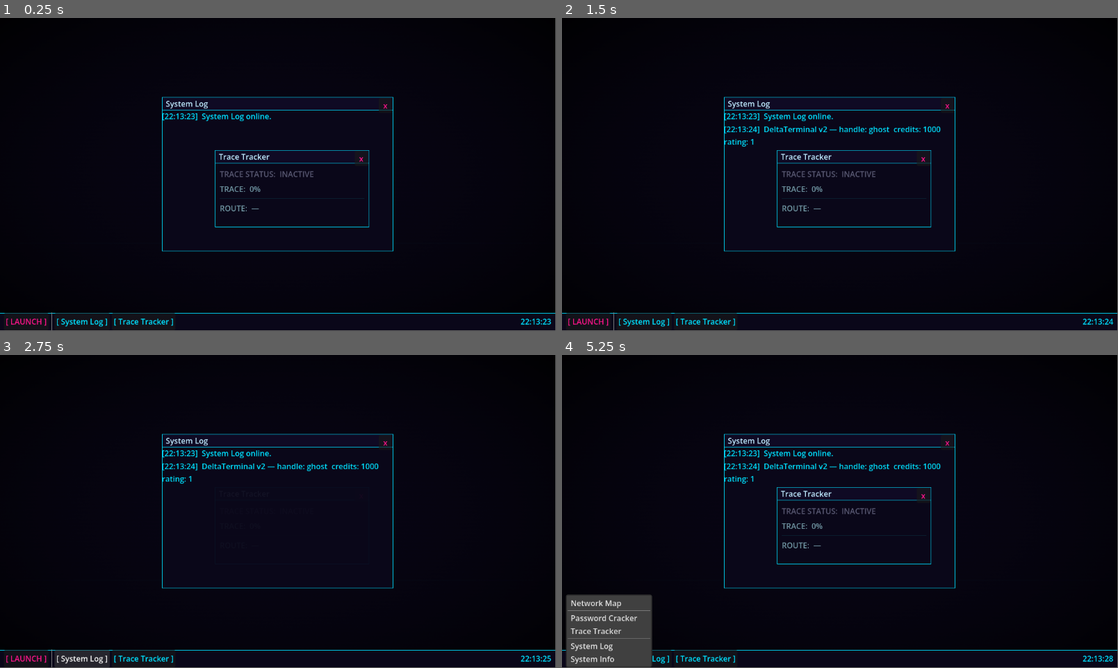
Above: before the commit, frames 1-4 (two rows, left to right).
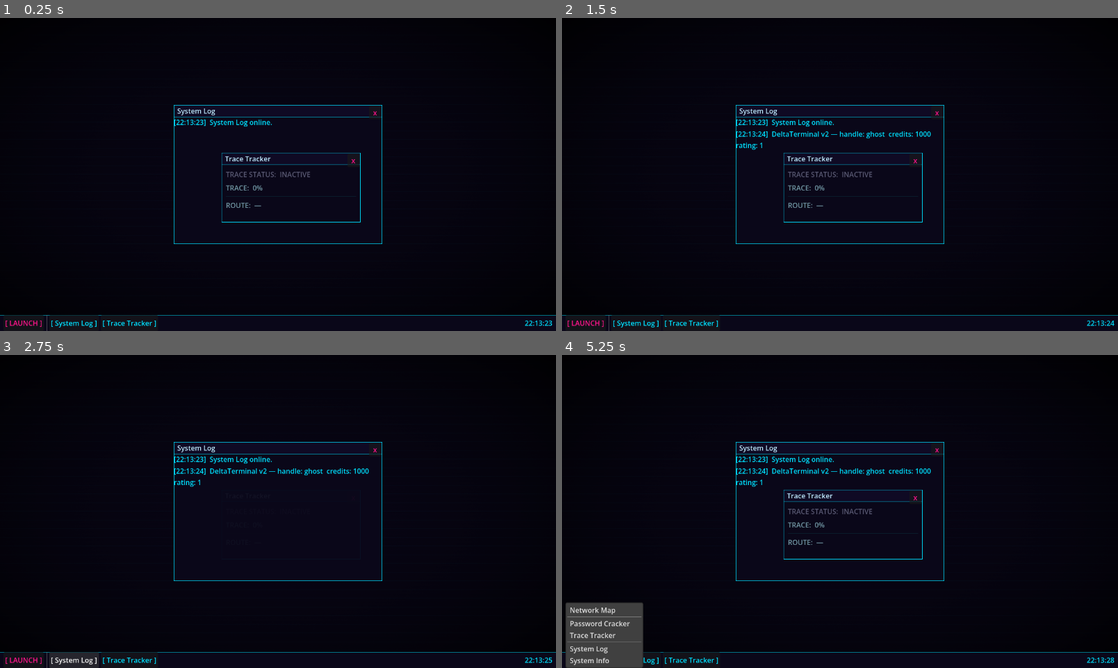
Above: after the commit, the same moments.

Repository: Sub-Xaero/Delta-Terminal-v2
Game: Godot game, scene res://scenes/desktop/desktop.tscn
Two runs of this game, one before a commit and one after it. Both use one fixed random seed, a clock stepped at 60 frames per second and the inputs below.
Inputs:
- Up to frame 1 (0.25 s): no input
- Up to frame 2 (1.5 s): click "[ LAUNCH ]" at 0.5 s; click "[ LAUNCH ]" at 1.25 s
- Up to frame 3 (2.75 s): click "[ System Log ]" at 2 s
- Up to frame 4 (5.25 s): click "[ Trace Tracker ]" at 2.75 s; click "[ System Log ]" at 3.5 s; click "[ Trace Tracker ]" at 4.25 s; click "[ LAUNCH ]" at 5 s
The window is 799x449 before the commit and 800x450 after it. Grey fills any space a smaller window leaves; there, only what the larger window draws over its background counts as a difference.

The runs differ from the first frame. In frame 1, 3.4% of the frame differs, in the area x 0-100%, y 25-100%; in frame 2, 4.2%; in frame 3, 3.2%; in frame 4, 5.5%.

Commit message:
Add CLAUDE.md, set 1280x720 viewport, and sync editor metadata
- Add CLAUDE.md with full project context for AI-assisted sessions
- Set display viewport and window size to 1280x720 in project.godot
- Sync desktop.tscn with Godot editor (UIDs, shader params, anchor presets)
- Add export_presets.cfg (macOS export config)
- Add .uid files for tool scripts (Godot resource tracking)

Diff:
--- a/project.godot
+++ b/project.godot
@@ -25,6 +25,13 @@
 
 3d/physics_engine="Jolt Physics"
 
+[display]
+
+window/size/viewport_width=1280
+window/size/viewport_height=720
+window/size/window_width_override=1280
+window/size/window_height_override=720
+
 [rendering]
 
 rendering_device/driver.windows="d3d12"
--- a/scenes/desktop/desktop.tscn
+++ b/scenes/desktop/desktop.tscn
@@ -1,52 +1,67 @@
-[gd_scene load_steps=7 format=3 uid="uid://cdeskabcdef012"]
+[gd_scene format=3 uid="uid://btgvnars7safb"]
 
-[ext_resource type="Script" path="res://scenes/desktop/desktop.gd" id="1_desk"]
-[ext_resource type="Script" path="res://scenes/desktop/window_manager.gd" id="2_wm"]
-[ext_resource type="Script" path="res://scenes/desktop/taskbar.gd" id="3_tb"]
-[ext_resource type="Shader" path="res://scenes/desktop/crt_background.gdshader" id="4_crt"]
+[ext_resource type="Script" uid="uid://drbpe4t7ta1wi" path="res://scenes/desktop/desktop.gd" id="1_desk"]
+[ext_resource type="Script" uid="uid://byvw0ae1r6jbc" path="res://scenes/desktop/window_manager.gd" id="2_wm"]
+[ext_resource type="Script" uid="uid://ogabhcn6r2p" path="res://scenes/desktop/taskbar.gd" id="3_tb"]
+[ext_resource type="Shader" uid="uid://b0bc2h4d8a5fo" path="res://scenes/desktop/crt_background.gdshader" id="4_crt"]
 
 [sub_resource type="ShaderMaterial" id="ShaderMaterial_bg"]
 shader = ExtResource("4_crt")
 shader_parameter/base_color = Color(0.03, 0.02, 0.08, 1)
+shader_parameter/grid_intensity = 0.035
+shader_parameter/grid_scale_x = 64.0
+shader_parameter/grid_scale_y = 36.0
+shader_parameter/scanline_intensity = 0.04
+shader_parameter/scanline_frequency = 160.0
+shader_parameter/noise_intensity = 0.008
+shader_parameter/vignette_strength = 0.45
+shader_parameter/grid_color = Color(0, 0.88, 1, 1)
 
-[node name="Desktop" type="Control"]
+[node name="Desktop" type="Control" unique_id=1521621703]
+layout_mode = 3
+anchors_preset = 15
 anchor_right = 1.0
 anchor_bottom = 1.0
 script = ExtResource("1_desk")
 
-[node name="Background" type="ColorRect" parent="."]
+[node name="Background" type="ColorRect" parent="." unique_id=1928169827]
+material = SubResource("ShaderMaterial_bg")
 layout_mode = 1
+anchors_preset = 15
 anchor_right = 1.0
 anchor_bottom = 1.0
-material = SubResource("ShaderMaterial_bg")
+mouse_filter = 2
 color = Color(0.03, 0.02, 0.08, 1)
-mouse_filter = 2
 
-[node name="WindowLayer" type="Control" parent="."]
+[node name="WindowLayer" type="Control" parent="." unique_id=1575868660]
+clip_contents = true
 layout_mode = 1
+anchors_preset = 15
 anchor_right = 1.0
 anchor_bottom = 1.0
 offset_bottom = -36.0
-clip_contents = true
 script = ExtResource("2_wm")
 
-[node name="Taskbar" type="Panel" parent="."]
+[node name="Taskbar" type="Panel" parent="." unique_id=1455385100]
 layout_mode = 1
+anchors_preset = 12
 anchor_top = 1.0
 anchor_right = 1.0
 anchor_bottom = 1.0
 offset_top = -36.0
 script = ExtResource("3_tb")
 
-[node name="TaskItems" type="HBoxContainer" parent="Taskbar"]
+[node name="TaskItems" type="HBoxContainer" parent="Taskbar" unique_id=822785678]
 layout_mode = 1
+anchors_preset = 15
+anchor_right = 1.0
 anchor_bottom = 1.0
-anchor_right = 1.0
 offset_left = 8.0
 offset_right = -128.0
 
-[node name="ClockLabel" type="Label" parent="Taskbar"]
+[node name="ClockLabel" type="Label" parent="Taskbar" unique_id=468428100]
 layout_mode = 1
+anchors_preset = 11
 anchor_left = 1.0
 anchor_right = 1.0
 anchor_bottom = 1.0
@@ -55,4 +70,5 @@
 horizontal_alignment = 2
 vertical_alignment = 1
 
-[node name="ContextMenu" type="PopupMenu" parent="."]
+[node name="ContextMenu" type="PopupMenu" parent="." unique_id=2063644530]
+oversampling_override = 1.0
Not shown, added: export_presets.cfg
Not shown, added: scenes/tools/network_map.gd.uid
Not shown, added: scenes/tools/network_map_canvas.gd.uid
Not shown, added: scenes/tools/network_map_node.gd.uid
Not shown, added: scenes/tools/password_cracker.gd.uid
Not shown, added: scenes/tools/system_log.gd.uid
Not shown, added: scenes/tools/trace_tracker.gd.uid
Not shown, added: CLAUDE.md
